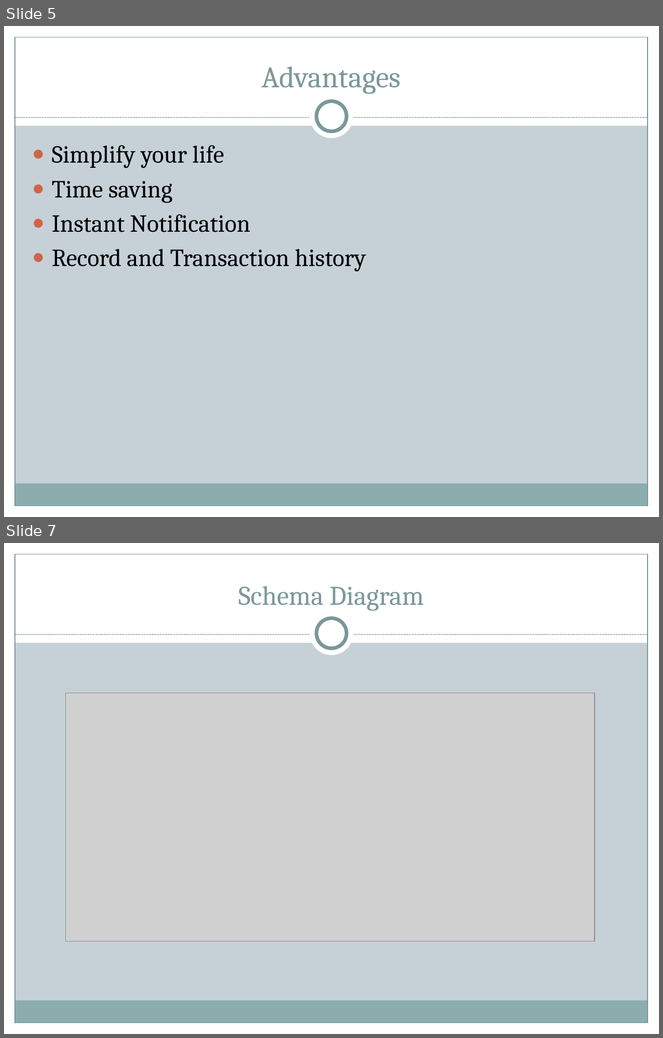
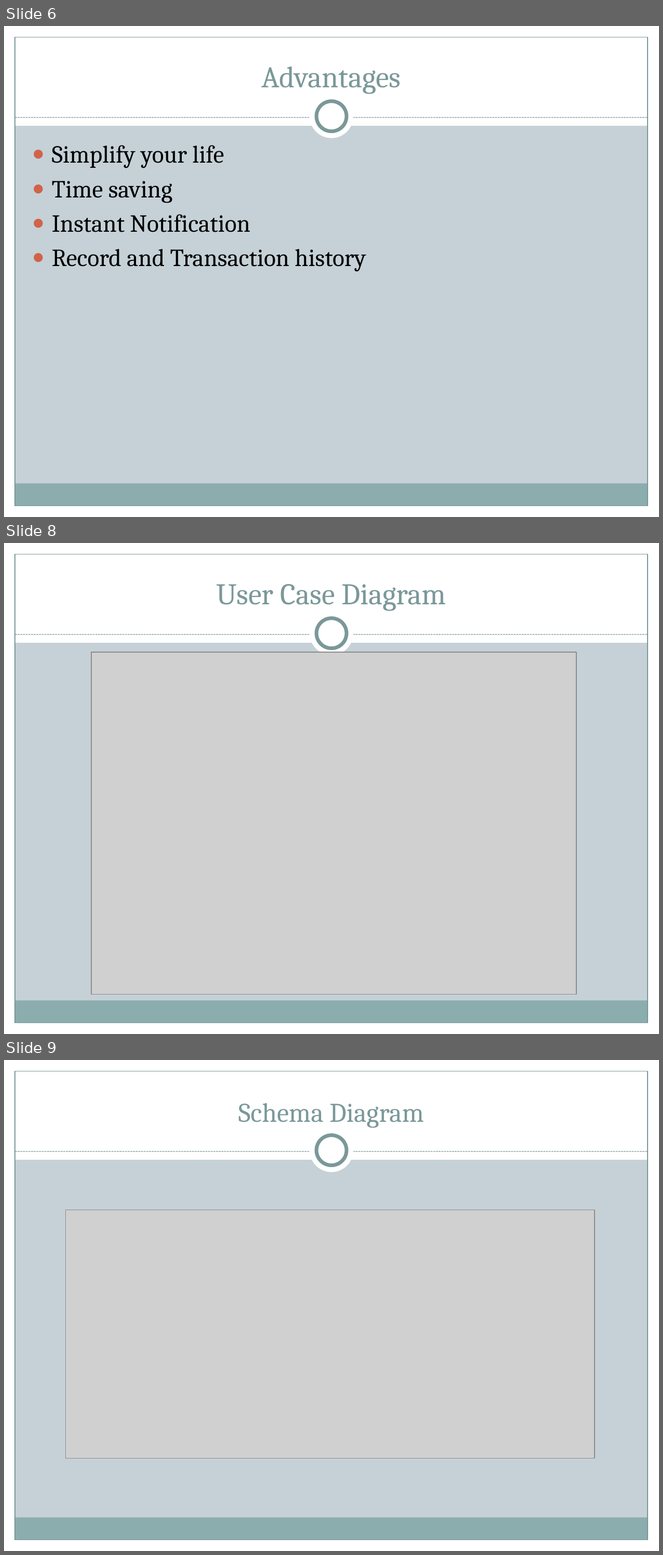
Before and after one commit to anilchaurshiya22/EPOSTMAN, a slide deck: docs/E-PostMan.pptx. Shown one above the other, each under a label of ours: slides 5 and 7 before the commit, slides 6, 8 and 9 after it; the slides between them are not shown. The pictures are 663x1038 and 663x1555 pixels, drawn with LibreOffice and Linux fonts; fonts in the diff are those of the drawing; grey boxes stand for pictures. Boxes give left, top, right and bottom in pixels: in the first picture for what was removed or moved away, otherwise in the second. Text is boxed around its words. In the diff, an @@ line names an element or a change of style, - is before the commit and + after.

```diff
--- a/docs/E-PostMan.pptx
+++ b/docs/E-PostMan.pptx
@@ slide 8 added at (4,543,659,1034), background #C5D1D7; not listed: 9 template elements that a slide beside it also shows @@
@@ title added at (216,584,447,611), 33 pt, text #7C999A @@
+User Case Diagram
@@ picture added at (91,652,577,995) @@
@@ what was slide 5 is now slide 6 @@
@@ what was slide 7 is now slide 9 @@
```
Also in this commit, not shown: 1 other slide added, 10 other files.
